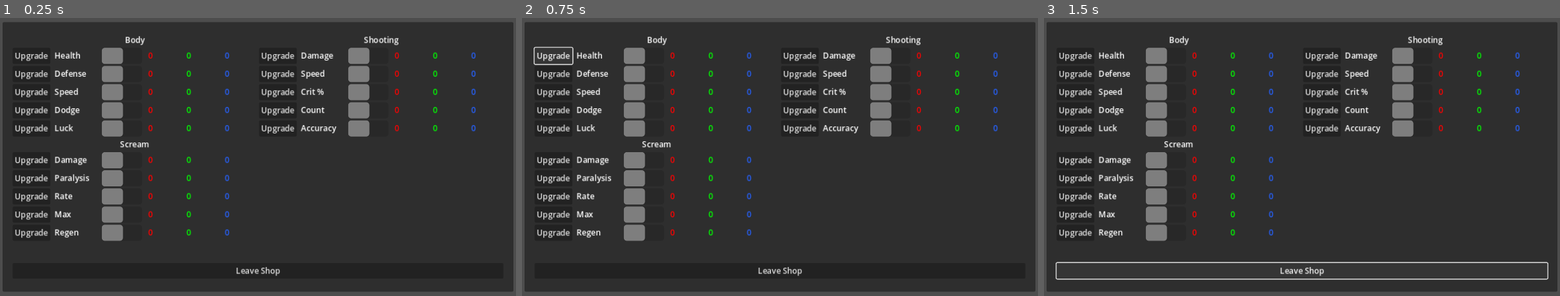
Above: before the commit, frames 1-3 (left to right).
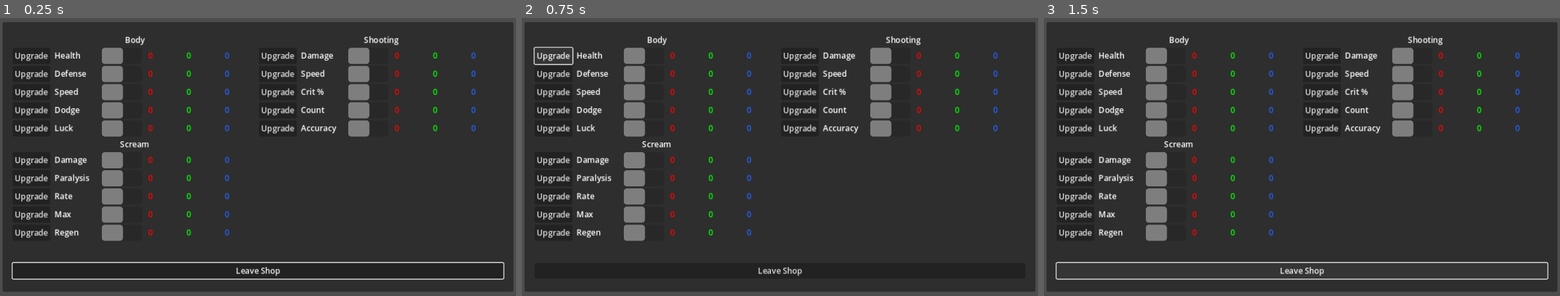
Above: after the commit, the same moments.

Repository: Zereijin/GGJ2023
Game: Godot game, scene res://shop/shop_panel.tscn
The game is run twice, just before and just after one commit, with the same random seed, the same clock (stepped at 60 frames per second) and the same inputs. This scene is started directly instead of the project's main scene.
Inputs:
- Up to frame 1 (0.25 s): no input
- Up to frame 2 (0.75 s): click "Upgrade" at 0.5 s
- Up to frame 3 (1.5 s): click "Leave Shop" at 1.25 s

The runs differ from the first frame. In frame 1, 0.9% of the frame differs, in the area x 2-98%, y 87-95%; in frame 2, nothing differs; in frame 3, nothing differs.

Commit message:
Navigate shop with keyboard

Diff:
--- /dev/null
+++ b/shop/shop_panel.gd
@@ -0,0 +1,8 @@
+extends Control
+
+var closeButton : Button
+
+# Called when the node enters the scene tree for the first time.
+func _ready():
+	closeButton = $PanelContainer/MarginContainer/VBoxContainer/CloseButtonMarginContainer/CloseButton
+	closeButton.grab_focus()
--- a/shop/shop_panel.tscn
+++ b/shop/shop_panel.tscn
@@ -1,6 +1,7 @@
-[gd_scene load_steps=2 format=3 uid="uid://cgwhfduesoojv"]
+[gd_scene load_steps=3 format=3 uid="uid://cgwhfduesoojv"]
 
 [ext_resource type="PackedScene" uid="uid://d0ysxh4jpyavx" path="res://shop/shop_stat_box_container.tscn" id="1_gf714"]
+[ext_resource type="Script" path="res://shop/shop_panel.gd" id="1_m4vyw"]
 
 [node name="Control" type="Control"]
 layout_mode = 3
@@ -9,6 +10,7 @@
 anchor_bottom = 1.0
 grow_horizontal = 2
 grow_vertical = 2
+script = ExtResource("1_m4vyw")
 
 [node name="PanelContainer" type="PanelContainer" parent="."]
 layout_mode = 1
@@ -51,8 +53,12 @@
 
 [node name="HealthStatContainer" parent="PanelContainer/MarginContainer/VBoxContainer/GridContainer/BodyVBoxContainer" instance=ExtResource("1_gf714")]
 layout_mode = 2
+focus_neighbor_top = NodePath(".")
 stat_name = "Health"
 stat_level = 5
+
+[node name="UpgradeButton" parent="PanelContainer/MarginContainer/VBoxContainer/GridContainer/BodyVBoxContainer/HealthStatContainer" index="0"]
+focus_neighbor_top = NodePath("../../../../CloseButtonMarginContainer/CloseButton")
 
 [node name="DefenseStatContainer" parent="PanelContainer/MarginContainer/VBoxContainer/GridContainer/BodyVBoxContainer" instance=ExtResource("1_gf714")]
 layout_mode = 2
@@ -86,6 +92,9 @@
 layout_mode = 2
 stat_name = "Damage"
 stat_level = 5
+
+[node name="UpgradeButton" parent="PanelContainer/MarginContainer/VBoxContainer/GridContainer/GunVBoxContainer/ProjectileDamageStatContainer" index="0"]
+focus_neighbor_top = NodePath("../../../../CloseButtonMarginContainer/CloseButton")
 
 [node name="AttackSpeedStatContainer" parent="PanelContainer/MarginContainer/VBoxContainer/GridContainer/GunVBoxContainer" instance=ExtResource("1_gf714")]
 layout_mode = 2
@@ -146,4 +155,8 @@
 
 [node name="CloseButton" type="Button" parent="PanelContainer/MarginContainer/VBoxContainer/CloseButtonMarginContainer"]
 layout_mode = 2
+focus_neighbor_bottom = NodePath("../../GridContainer/BodyVBoxContainer/HealthStatContainer/UpgradeButton")
 text = "Leave Shop"
+
+[editable path="PanelContainer/MarginContainer/VBoxContainer/GridContainer/BodyVBoxContainer/HealthStatContainer"]
+[editable path="PanelContainer/MarginContainer/VBoxContainer/GridContainer/GunVBoxContainer/ProjectileDamageStatContainer"]
